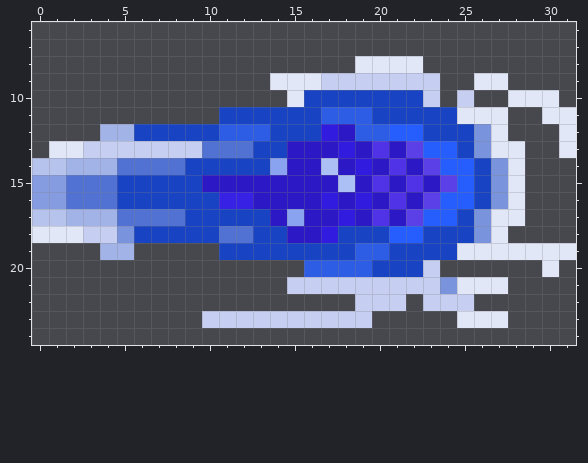
File history of a pixel-art sprite, data/attack_effects/ultimate.png. That is the earlier state.
The file is 32x32 pixels. Colours within 5 levels of each other are drawn and written as one. Shown: x 0..31, y 6..24.
After:
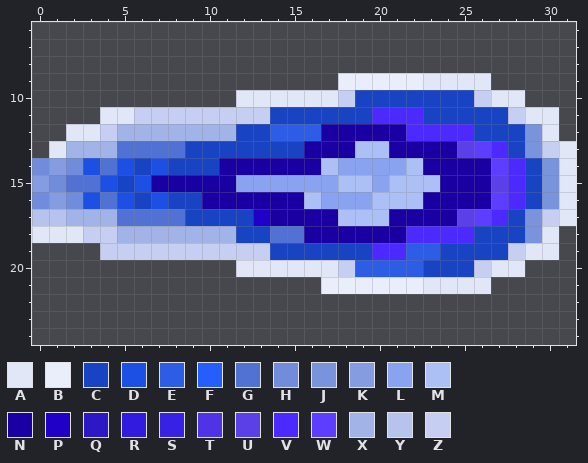
Palette (. is transparent): A #e2e7f8  B #eaeefa  C #1844c4  D #1c4fe3  E #2e5de5  F #265dfd  G #5172d2  H #718cda  J #7993dc  K #859ce0  L #89a3f0  M #adc0f5  N #1a00a3  P #2000c7  Q #2c18c4  R #311bde  S #3621e4  T #5033e6  U #5b40e7  V #4b29ff  W #5d3dff  X #a2b3e7  Y #b6c3ec  Z #c6cff1
The edit:
@@ x 0..31 @@
  7 ................................
- 8 ...................AAAA.........
- 9 ..............AAAZZZZZZZ..AA....
-10 ...............ACCCCCCCZ.Z..AAA.
-11 ...........CCCCCCEEECCCCCAAA..AA
-12 ....XXCCCCCEEECCCRQEEFFCCCJA...A
-13 .AAZZZZZZZGGGCCQQQRQTQUFFCJAA..A
-14 YYXXXGGGGCCCCCLQQMQRQTQUFFCJA...
-15 KKGGGCCCCCQQQQQQQQMQTQTQUFCJA...
-16 KKGGGCCCCCCSSQQQQRQRQTQUFFCJA...
-17 YYXXXGGGGCCCCCQLQQRQTQUFFCJAA...
-18 AAAZZJCCCCCGGCCQQRCCCFFCCCJA....
-19 ....XX.....CCCCCCCCEECCCCAAAAAAA
-20 ................EEEECCCZ......A.
-21 ...............ZZZZZZZZZJAAA....
-22 ...................ZZZ.ZZZ......
-23 ..........ZZZZZZZZZZ.....AAA....
+ 8 ................................
+ 9 ..................BBBBBAAAA.....
+10 ............AAAAAAZCCCCCCCZAA...
+11 ....AAZZZZZZZZCCCCCCVVVCCCCCZAA.
+12 ..AAZXXXXXXXCCEEENNNNNVVVVCCCJA.
+13 .AXXXGGGGCCCCCCCNNNMMNNNNUWVCJZA
+14 HKHDGDCDCCCNNNNNNMLLLLMNNNNWVCJA
+15 KHGGDCDNNNNNLLLLLLMMLMMMNNNUVCJA
+16 HKHDGDCDCCNNNNNNMLLLMMMNNNNWVCJA
+17 YYXXXGGGGCCCCPNNNNMMMNNNNUWVCJZA
+18 AAAZZXXXXXXXCCGGNNNNNNVVVVCCCJA.
+19 ....ZZZZZZZZZZCCCCCCVVEECCCCZAA.
+20 ............AAAAAAZEEEECCCZAA...
+21 .................BBBBBBAAAA.....
+22 ................................
+23 ................................
 24 ................................
